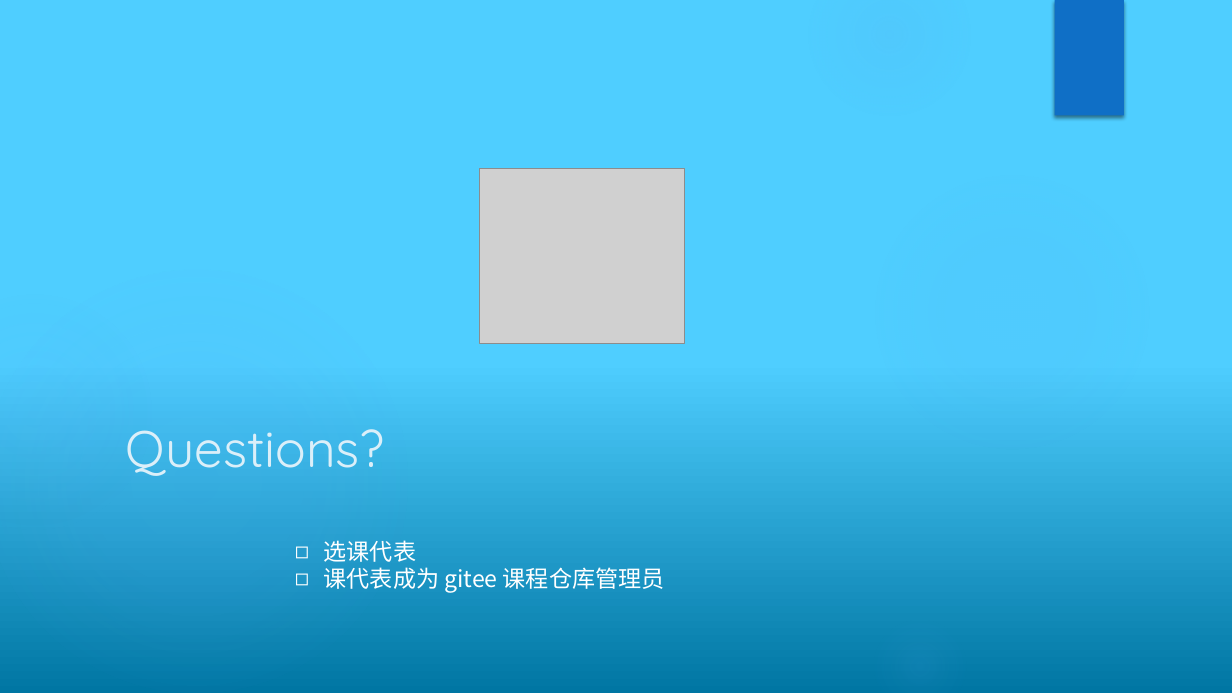
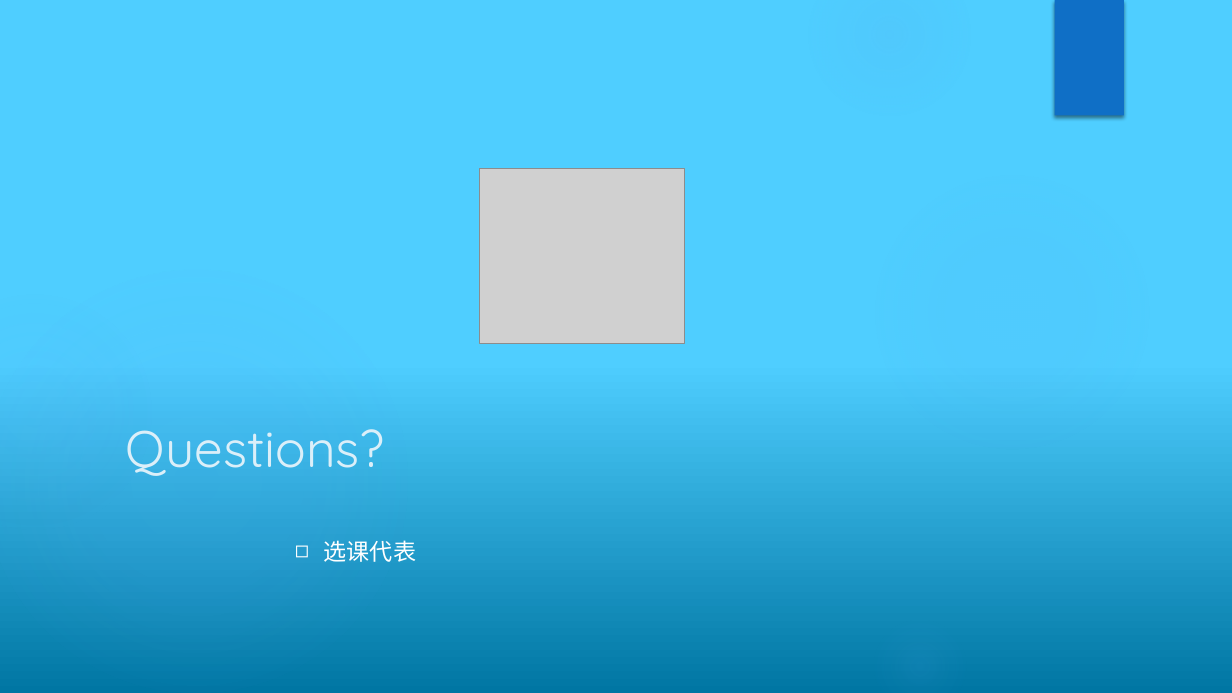
Before and after one commit to network-whu/2021, a slide deck: slide 11 of slides/instruction/introduction.pptx (slide 13 before the commit). Drawn at 1232x693 pixels with LibreOffice and Linux fonts; fonts in the diff are those of the drawing; grey boxes stand for pictures. Boxes give left, top, right and bottom in pixels: in the first picture for what was removed or moved away, otherwise in the second. Text is boxed around its words. In the diff, an @@ line names an element or a change of style, - is before the commit and + after.

```diff
--- a/slides/instruction/introduction.pptx
+++ b/slides/instruction/introduction.pptx
@@ text at [324,567,665,593]: paragraph removed @@
-◻ 课代表成为 gitee 课程仓库管理员
```
Also in this commit, not shown: 4 other slides changed, 2 slides removed, 1 other file.
